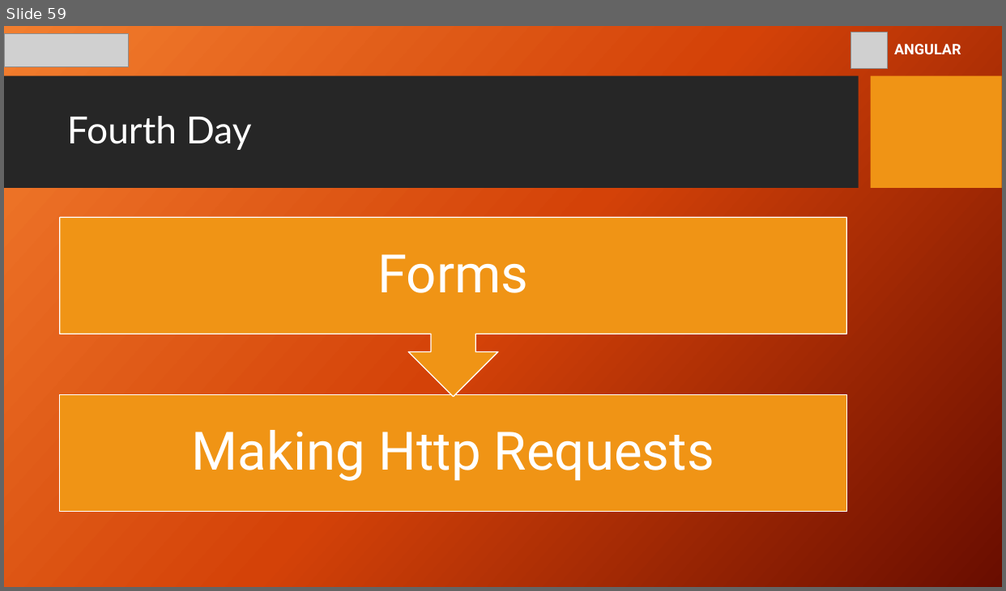
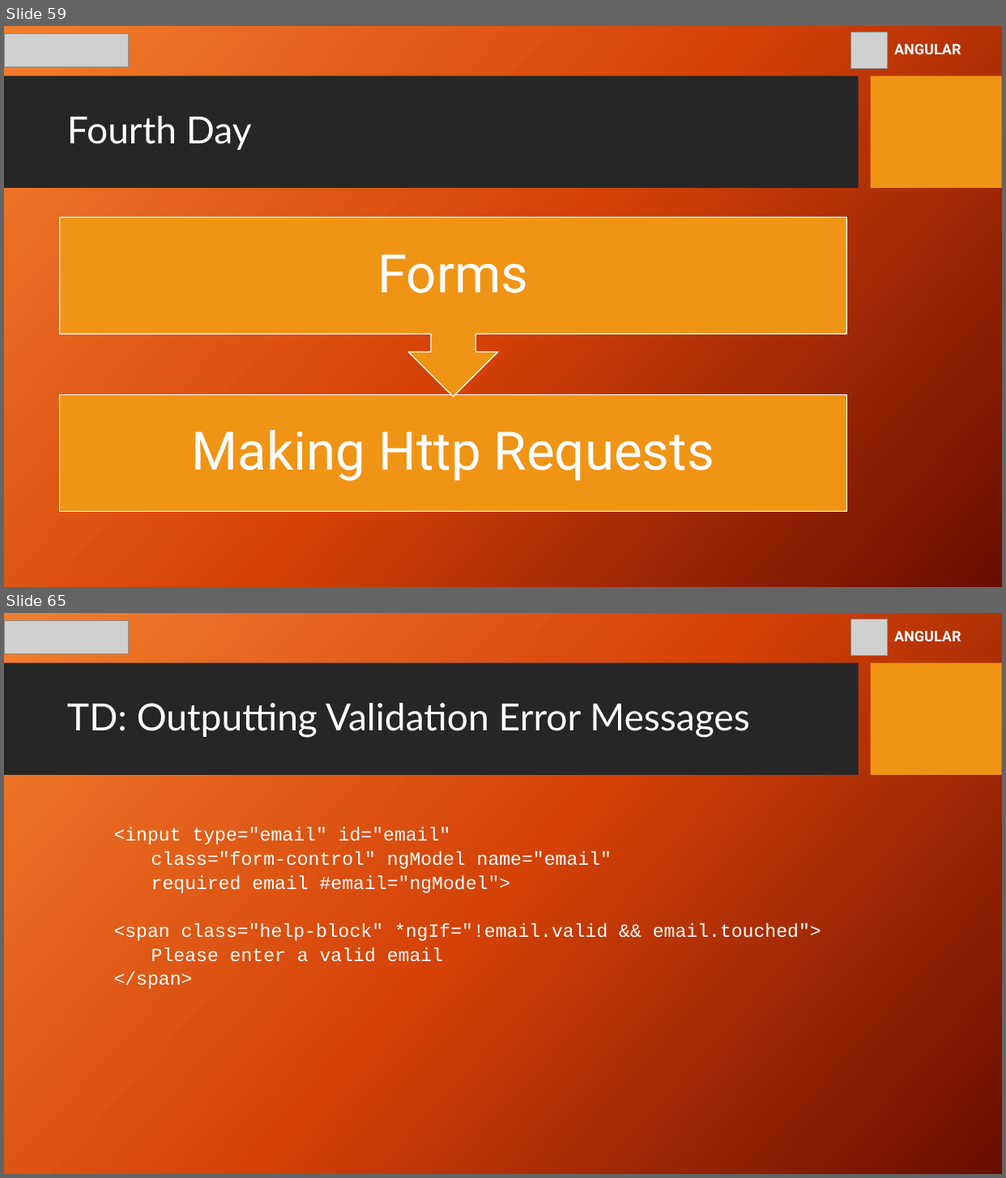
Before and after one commit to youma85/hps-ang, a slide deck: gp-hps-angular-8-yri.pptx. Shown one above the other, each under a label of ours: slide 59 before the commit, slides 59 and 65 after it; the slides between them are not shown. The pictures are 1006x591 and 1006x1178 pixels, drawn with LibreOffice and Linux fonts; fonts in the diff are those of the drawing; grey boxes stand for pictures; background and template pictures are left out. Boxes give left, top, right and bottom in pixels: in the first picture for what was removed or moved away, otherwise in the second. Text is boxed around its words. In the diff, an @@ line names an element or a change of style, - is before the commit and + after.

```diff
--- a/gp-hps-angular-8-yri.pptx
+++ b/gp-hps-angular-8-yri.pptx
@@ slide 65 added at [4, 613, 1002, 1174], background picture (left out); not listed: 2 template elements that a slide beside it also shows @@
@@ picture added at [4, 620, 128, 654] @@
@@ picture added at [850, 619, 888, 656] @@
@@ text added at [894, 631, 961, 641], 14 pt, text #FFFFFF, bold @@
+ANGULAR
@@ title added at [67, 703, 750, 738], 36 pt, text #FFFFFF @@
+TD: Outputting Validation Error Messages
@@ text added at [114, 828, 821, 989], 18 pt, text #FFFFFF @@
+<input type="email" id="email"
+class="form-control" ngModel name="email"
+required email #email="ngModel">
+<span class="help-block" *ngIf="!email.valid && email.touched">
+Please enter a valid email
+</span>
```
Also in this commit, not shown: 4 slides changed, 25 other slides added.
